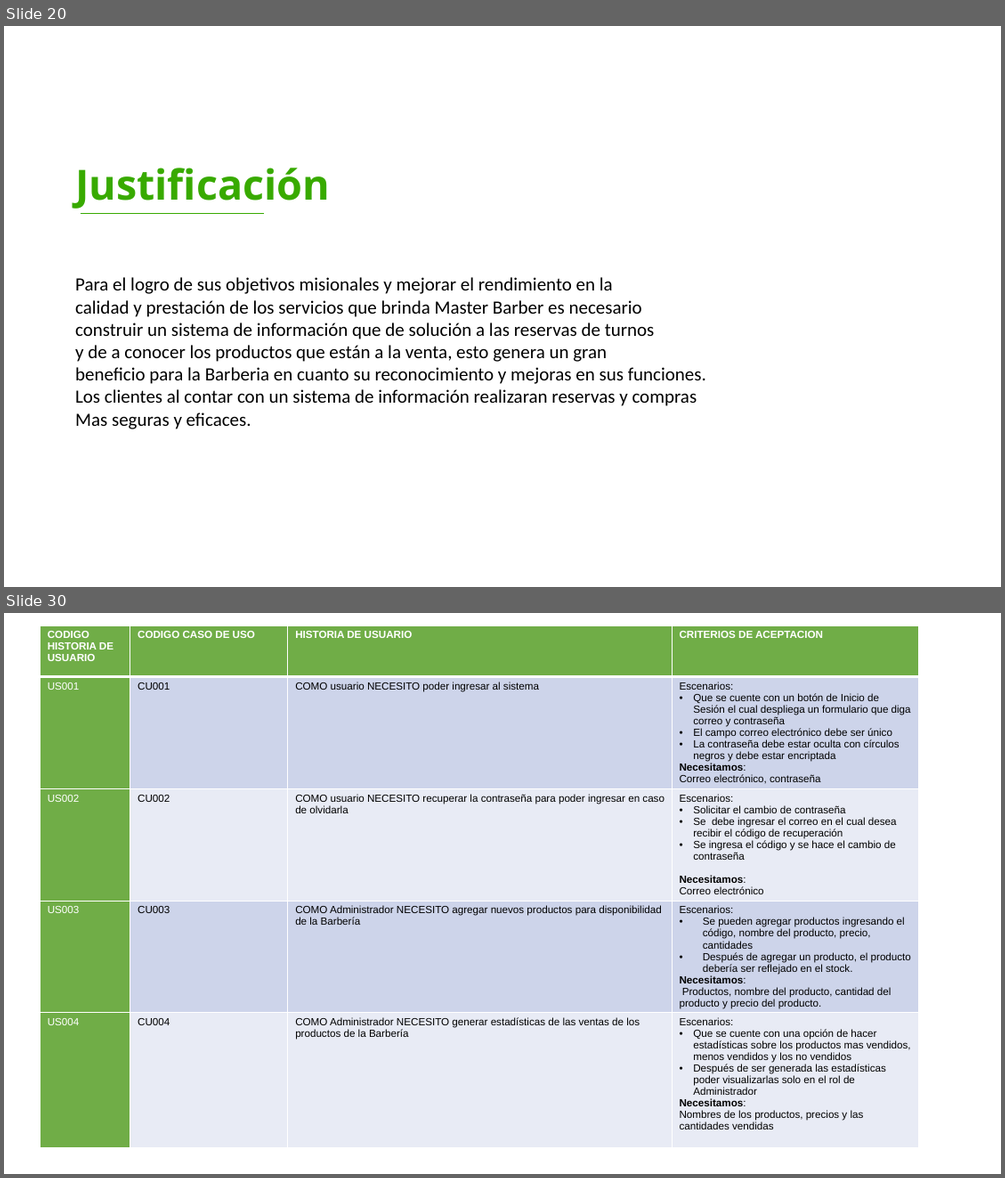
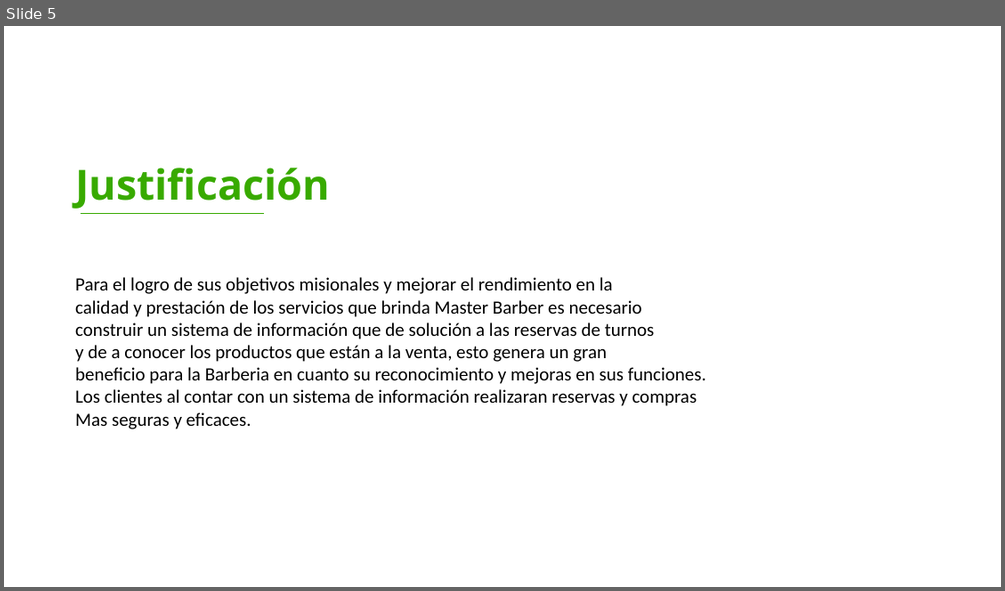
Before and after one commit to FidelSmoke/Practicas, a slide deck: DOCUMENTACION DE MASTER BARBER/ENTREGABLES 3/Entregables Proyecto B.pptx. Shown one above the other, each under a label of ours: slides 20 and 30 before the commit, slide 5 after it; the slides between them are not shown. The pictures are 1005x1178 and 1005x591 pixels, drawn with LibreOffice and Linux fonts; fonts in the diff are those of the drawing; background and template pictures are left out. Boxes give left, top, right and bottom in pixels: in the first picture for what was removed or moved away, otherwise in the second. Text is boxed around its words. In the diff, an @@ line names an element or a change of style, - is before the commit and + after.

```diff
--- a/DOCUMENTACION DE MASTER BARBER/ENTREGABLES 3/Entregables Proyecto B.pptx
+++ b/DOCUMENTACION DE MASTER BARBER/ENTREGABLES 3/Entregables Proyecto B.pptx
@@ slide 30 removed at <box>4,613,1001,1174</box>, background picture (left out) @@
@@ table removed at <box>40,625,919,1133</box>, 5 rows, 4 columns @@
-CODIGO HISTORIA DE USUARIO | CODIGO CASO DE USO | HISTORIA DE USUARIO | CRITERIOS DE ACEPTACION
-US001 | CU001 | COMO usuario NECESITO poder ingresar al sistema | Escenarios: / Que se cuente con un botón de Inicio de Sesión el cual despliega un formulario que diga correo y contraseña / El campo correo electrónico debe ser único / La contraseña debe estar oculta con círculos negros y debe estar encriptada / Necesitamos: / Correo electrónico, contraseña
-US002 | CU002 | COMO usuario NECESITO recuperar la contraseña para poder ingresar en caso de olvidarla | Escenarios: / Solicitar el cambio de contraseña / Se debe ingresar el correo en el cual desea recibir el código de recuperación / Se ingresa el código y se hace el cambio de contraseña / Necesitamos: / Correo electrónico
-US003 | CU003 | COMO Administrador NECESITO agregar nuevos productos para disponibilidad de la Barbería | Escenarios: / Se pueden agregar productos ingresando el código, nombre del producto, precio, cantidades / Después de agregar un producto, el producto debería ser reflejado en el stock. / Necesitamos: / Productos, nombre del producto, cantidad del producto y precio del producto.
-US004 | CU004 | COMO Administrador NECESITO generar estadísticas de las ventas de los productos de la Barbería | Escenarios: / Que se cuente con una opción de hacer estadísticas sobre los productos mas vendidos, menos vendidos y los no vendidos / Después de ser generada las estadísticas poder visualizarlas solo en el rol de Administrador / Necesitamos: / Nombres de los productos, precios y las cantidades vendidas
@@ what was slide 20 is now slide 5 @@
```
Also in this commit, not shown: 1 slide changed, 4 slides added, 20 other slides removed, 1 other file.
